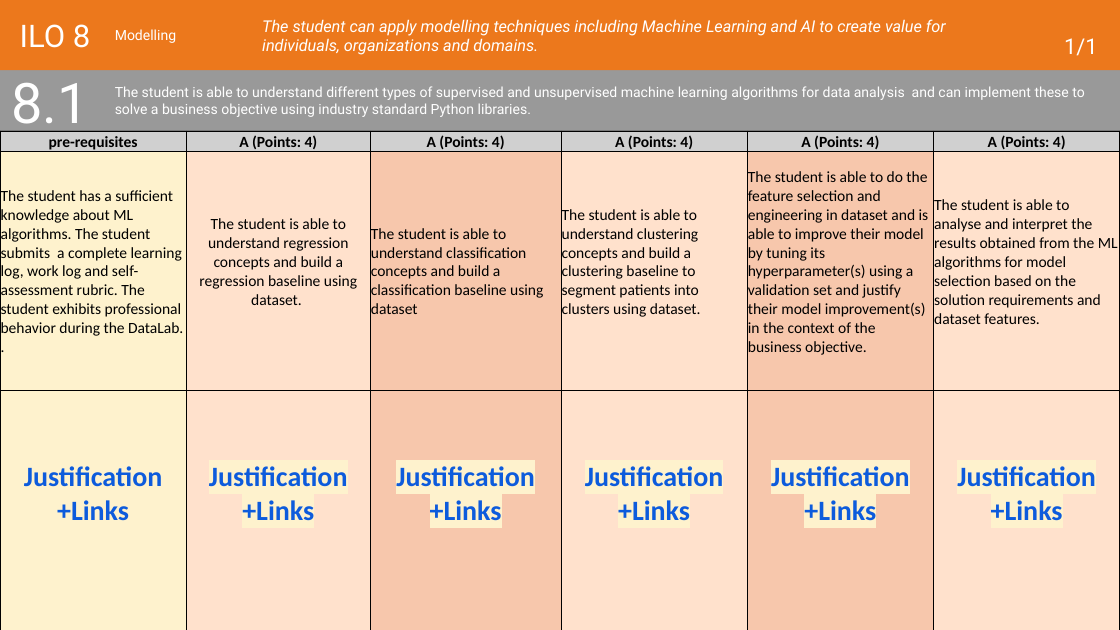
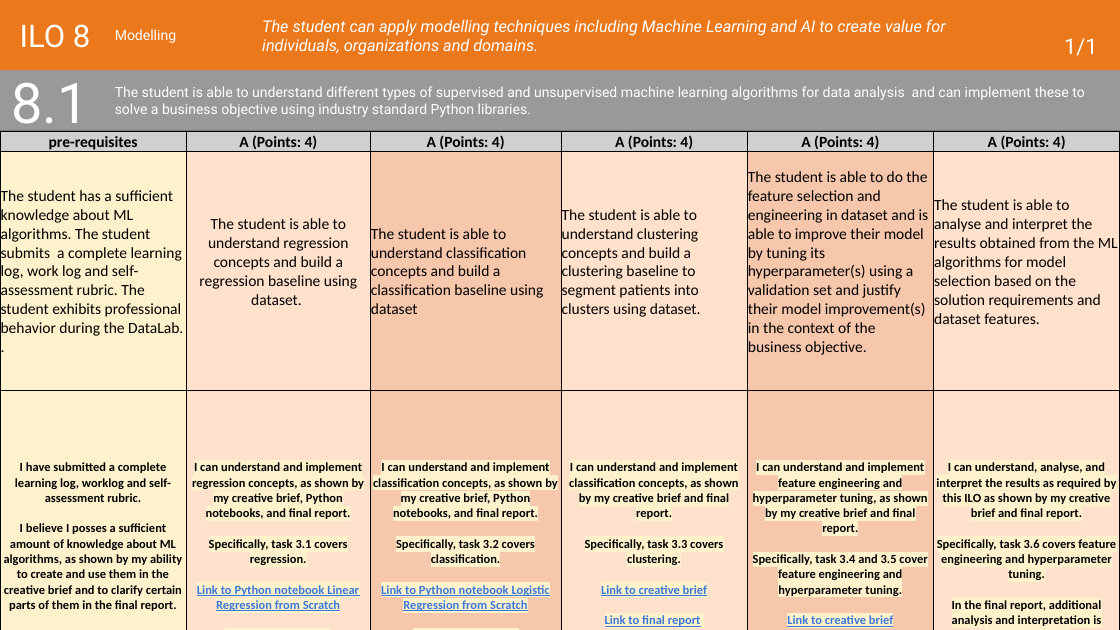
Before and after one commit to MaksBurchard240894/HFG7, a slide deck: slide 35 of Deliverables/Learning Log - Y1B-2024-25_ADSAI.pptx. Drawn at 1120x630 pixels with LibreOffice and Linux fonts; fonts in the diff are those of the drawing. Boxes give left, top, right and bottom in pixels: in the first picture for what was removed or moved away, otherwise in the second. Text is boxed around its words. In the diff, an @@ line names an element or a change of style, - is before the commit and + after.

```diff
--- a/Deliverables/Learning Log - Y1B-2024-25_ADSAI.pptx
+++ b/Deliverables/Learning Log - Y1B-2024-25_ADSAI.pptx
@@ table at (0, 131, 1118, 630) @@
-row 3: Justification +Links | Justification +Links | Justification +Links | Justification +Links | Justification +Links | Justification +Links
+row 3: I have submitted a complete learning log, worklog and self-assessment rubric. / I believe I posses a sufficient amount of knowledge about ML algorithms, as shown by my ability to create and use them in the creative brief and to clarify certain parts of them in the final report. / Link to creative brief / Link to final report | I can understand and implement regression concepts, as shown by my creative brief, Python notebooks, and final report. / Specifically, task 3.1 covers regression. / Link to Python notebook Linear Regression from Scratch / Link to creative brief / Link to final report | I can understand and implement classification concepts, as shown by my creative brief, Python notebooks, and final report. / Specifically, task 3.2 covers classification. / Link to Python notebook Logistic Regression from Scratch / Link to creative brief / Link to final report | I can understand and implement classification concepts, as shown by my creative brief and final report. / Specifically, task 3.3 covers clustering. / Link to creative brief / Link to final report | I can understand and implement feature engineering and hyperparameter tuning, as shown by my creative brief and final report. / Specifically, task 3.4 and 3.5 cover feature engineering and hyperparameter tuning. / Link to creative brief / Link to final report | I can understand, analyse, and interpret the results as required by this ILO as shown by my creative brief and final report. / Specifically, task 3.6 covers feature engineering and hyperparameter tuning. / In the final report, additional analysis and interpretation is shown in part 4. / Link to creative brief / Link to final report
```
Also in this commit, not shown: 6 other slides changed, 3 other files.
